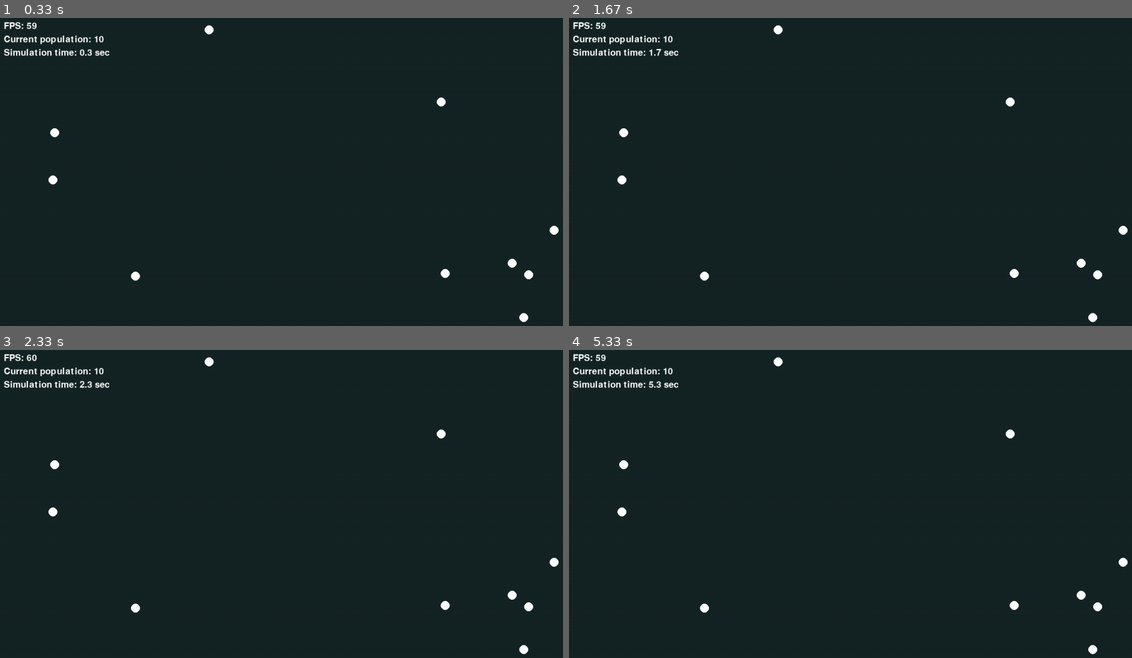
Above: before the commit, frames 1-4 (two rows, left to right).
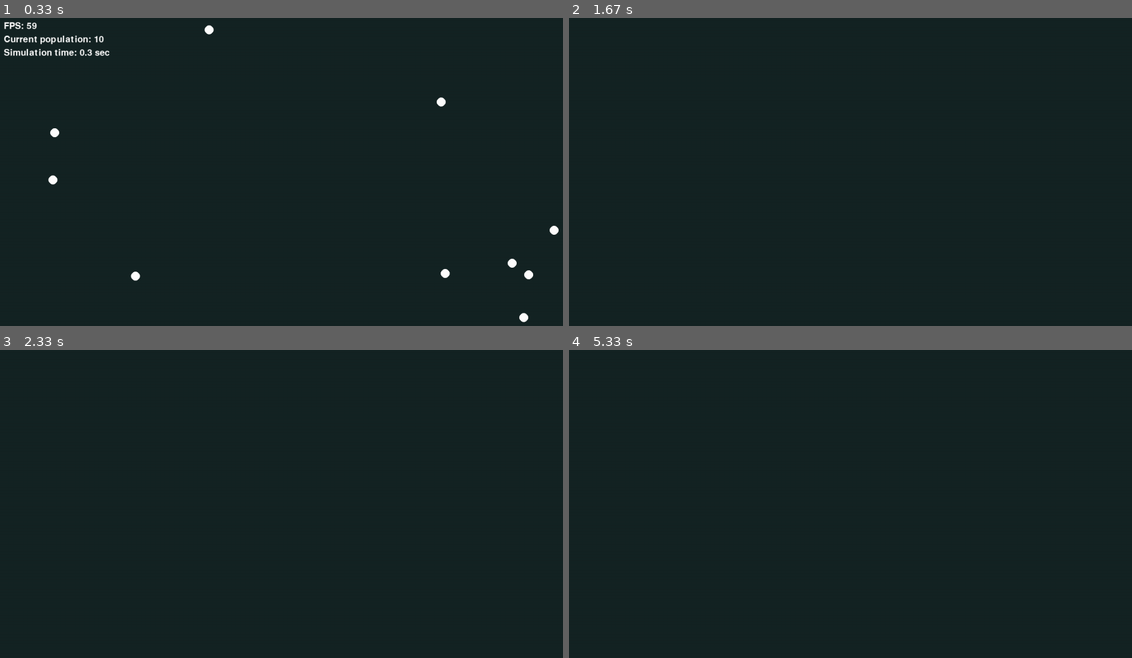
Above: after the commit, the same moments.

Repository: darceno/lifebox-simulator
Game: pygame game, started from src/main.py
The game is run twice, just before and just after one commit, with the same random seed, the same clock (stepped at 60 frames per second) and the same inputs.
Inputs:
- Up to frame 1 (0.33 s): no input
- Up to frame 2 (1.67 s): tap Space at 0.33, 0.73, 1.03, 1.23, 1.57 s
- Up to frame 3 (2.33 s): tap Space at 1.87, 2.07 s
- Up to frame 4 (5.33 s): tap Space at 2.37, 2.63, 2.97, 3.27, 3.4, 3.8, 4.1, 4.47, 4.87, 5.17 s

Frame 1 is identical in both runs. In frame 2, 0.9% of the frame differs, in the area x 0-100%, y 1-99%; in frame 3, 0.9%; in frame 4, 0.9%.

Commit message:
Add: pressing spacebar pauses the simulation

Diff:
--- a/src/main.py
+++ b/src/main.py
@@ -189,6 +189,7 @@
 run = True
 simulation = Main()
 previous_frame_time = time.time()
+pause = False
 
 while run:
     clock.tick(FPS)
@@ -197,11 +198,15 @@
     for event in pygame.event.get():
         if event.type == pygame.QUIT:
             run = False
-
-    simulation.create_organisms()
-    if enable_info_display:
-        simulation.info_display()
-    simulation.update_screen()
+        elif event.type == pygame.KEYDOWN:
+            if event.key == pygame.K_SPACE:
+                pause = not pause
+
+    if not pause:
+        simulation.create_organisms()
+        if enable_info_display:
+            simulation.info_display()
+        simulation.update_screen()
 
     screen.fill(BG_COLOR)
 
